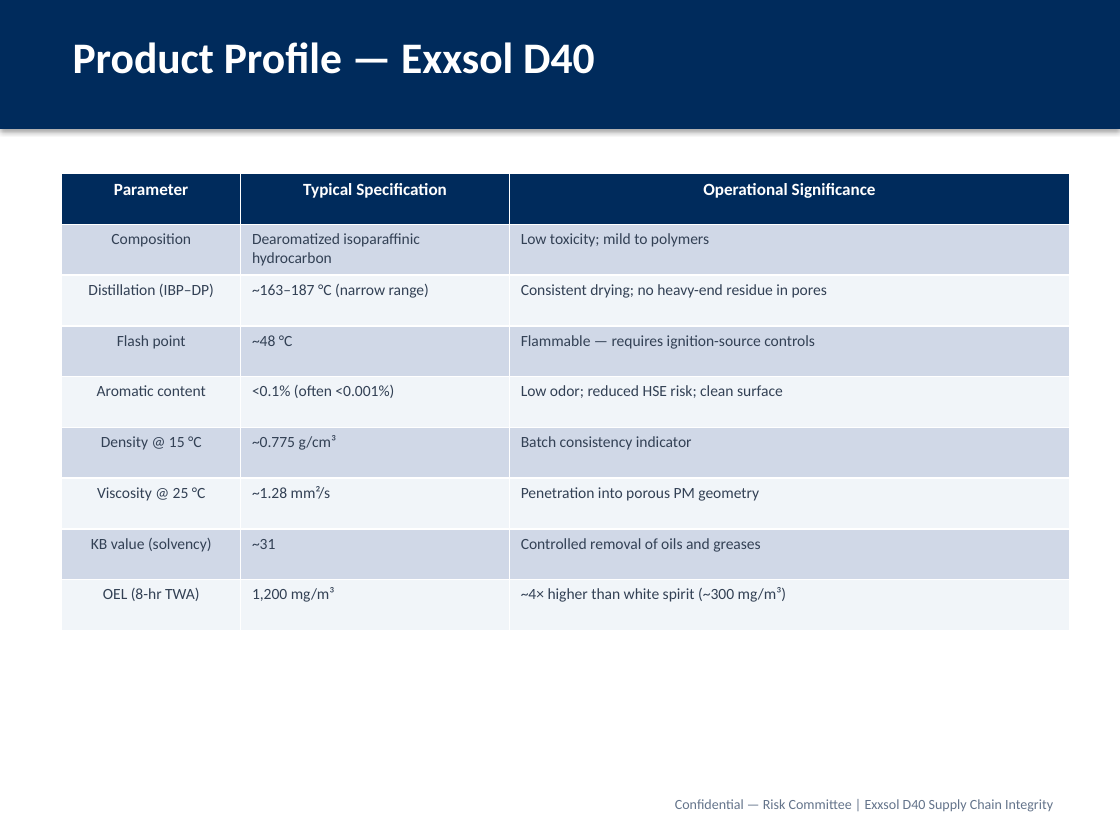
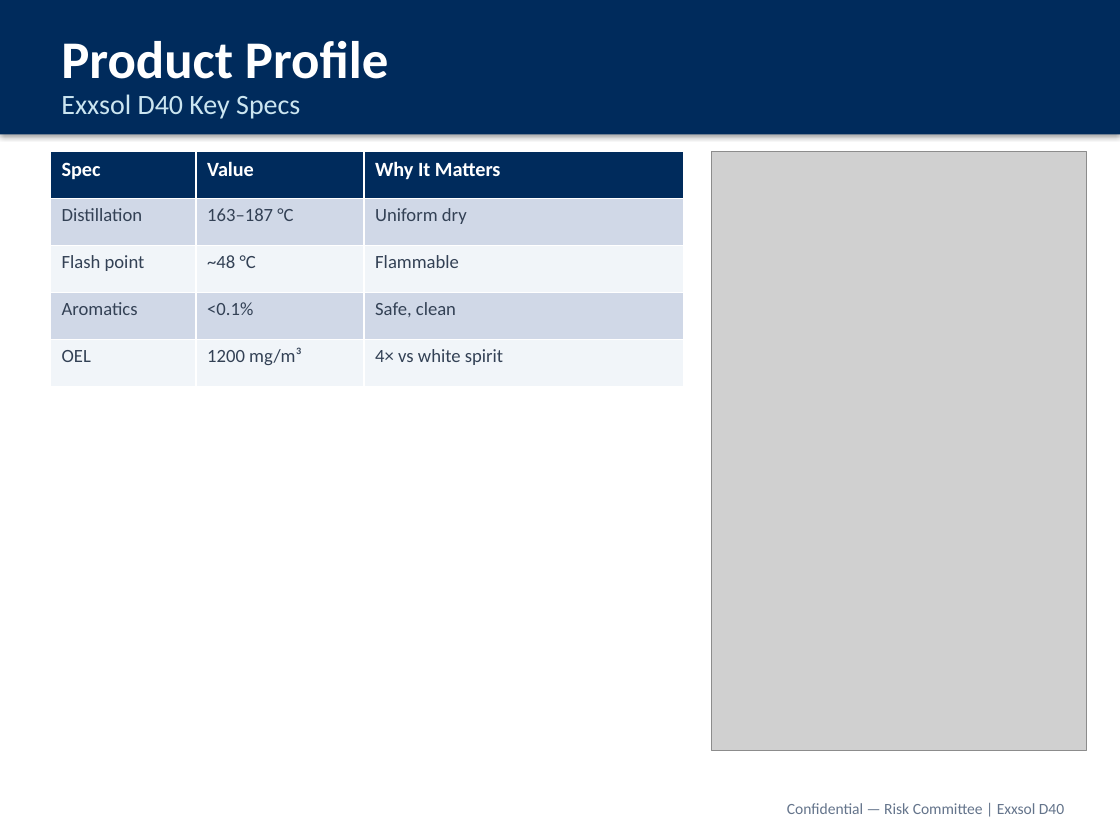
Before and after one commit to rockyforever8-sys/Machine-Learning-Project, a slide deck: slide 5 of presentations/Exxsol_D40_Supply_Chain_Risk_Committee.pptx. Drawn at 1120x840 pixels with LibreOffice and Linux fonts; fonts in the diff are those of the drawing; grey boxes stand for pictures. Boxes give left, top, right and bottom in pixels: in the first picture for what was removed or moved away, otherwise in the second. Text is boxed around its words. In the diff, an @@ line names an element or a change of style, - is before the commit and + after.

```diff
--- a/presentations/Exxsol_D40_Supply_Chain_Risk_Committee.pptx
+++ b/presentations/Exxsol_D40_Supply_Chain_Risk_Committee.pptx
@@ rectangle: place and size @@
-rectangle at <box>0,0,1120,129</box>
+rectangle at <box>0,0,1120,134</box>
@@ text at <box>61,41,388,79</box>: text changed; size 28 to 34 pt @@
-Product Profile — Exxsol D40
+Product Profile
@@ text added at <box>61,94,300,119</box>, 18 pt, text #CBE5F0 @@
+Exxsol D40 Key Specs
@@ table added at <box>50,151,683,386</box>, 5 rows, 3 columns @@
+Spec | Value | Why It Matters
+Distillation | 163–187 °C | Uniform dry
+Flash point | ~48 °C | Flammable
+Aromatics | <0.1% | Safe, clean
+OEL | 1200 mg/m³ | 4× vs white spirit
@@ table removed at <box>62,174,1070,631</box>, 9 rows, 3 columns @@
-Parameter | Typical Specification | Operational Significance
-Composition | Dearomatized isoparaffinic hydrocarbon | Low toxicity; mild to polymers
-Distillation (IBP–DP) | ~163–187 °C (narrow range) | Consistent drying; no heavy-end residue in pores
-Flash point | ~48 °C | Flammable — requires ignition-source controls
-Aromatic content | <0.1% (often <0.001%) | Low odor; reduced HSE risk; clean surface
-Density @ 15 °C | ~0.775 g/cm³ | Batch consistency indicator
-Viscosity @ 25 °C | ~1.28 mm²/s | Penetration into porous PM geometry
-KB value (solvency) | ~31 | Controlled removal of oils and greases
-OEL (8-hr TWA) | 1,200 mg/m³ | ~4× higher than white spirit (~300 mg/m³)
@@ picture added at <box>711,151,1086,750</box> @@
@@ text at <box>787,803,1064,814</box>: text changed; size 9 to 10 pt @@
-Confidential — Risk Committee | Exxsol D40 Supply Chain Integrity
+Confidential — Risk Committee | Exxsol D40
```
Also in this commit, not shown: 16 other slides changed, 2 slides added, 2 slides removed, 21 other files.
